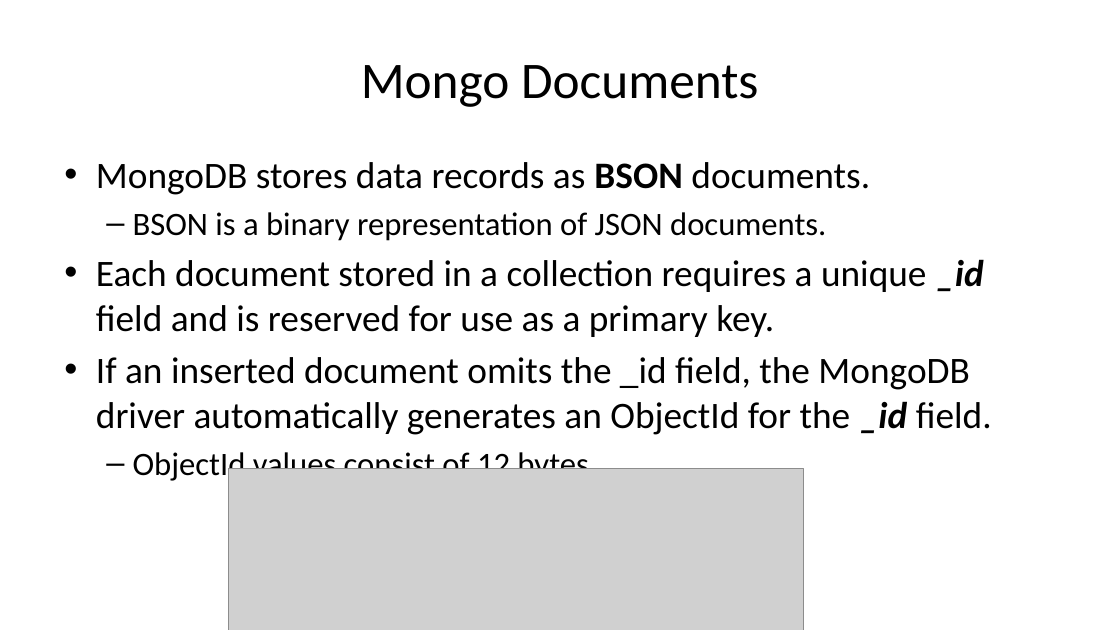
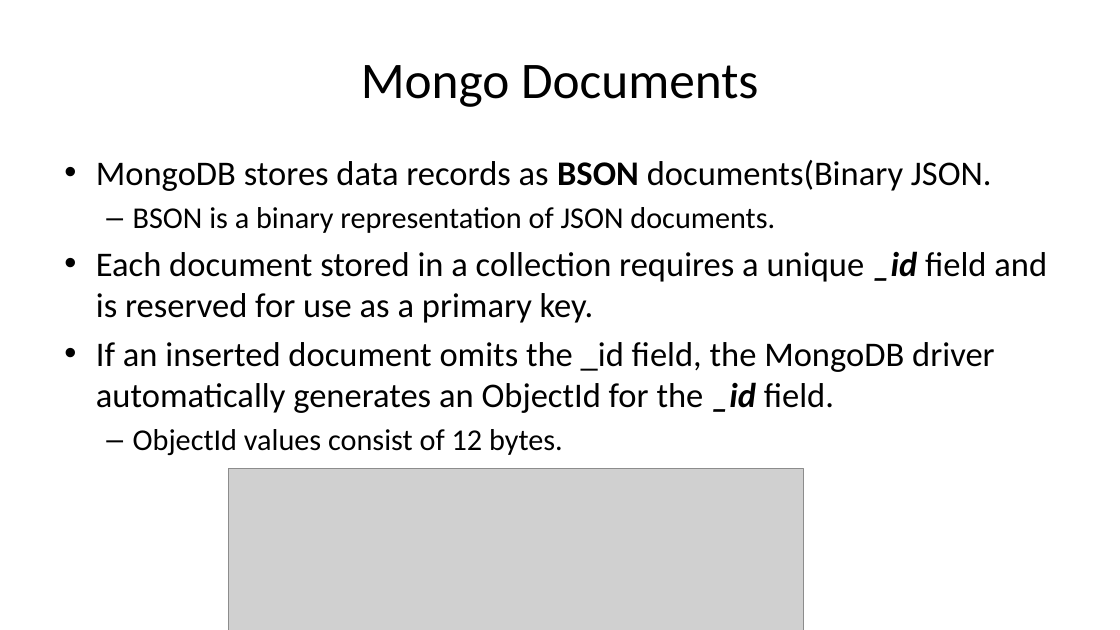
Before and after one commit to diarmuidoconnor/wad2, a slide deck: slide 13 of topic09/talk-0/mongoDB-2020.pptx. Drawn at 1120x630 pixels with LibreOffice and Linux fonts; fonts in the diff are those of the drawing; grey boxes stand for pictures. Boxes give left, top, right and bottom in pixels: in the first picture for what was removed or moved away, otherwise in the second. Text is boxed around its words. In the diff, an @@ line names an element or a change of style, - is before the commit and + after.

```diff
--- a/topic09/talk-0/mongoDB-2020.pptx
+++ b/topic09/talk-0/mongoDB-2020.pptx
@@ text at <box>96,160,992,191</box>: text changed; size 32 to 29.6 pt @@
-• MongoDB stores data records as BSON documents.
+• MongoDB stores data records as BSON documents(Binary JSON.
@@ text at <box>96,207,1047,455</box>: size 28 to 25.9 pt in "BSON is a binary representation of JSON ...", "ObjectId values consist of 12 bytes."; size 32 to 29.6 pt in "Each document stored in a collection requires ...", "If an inserted document omits the _id ..." @@
```
Also in this commit, not shown: 5 other slides changed, 8 other files.
